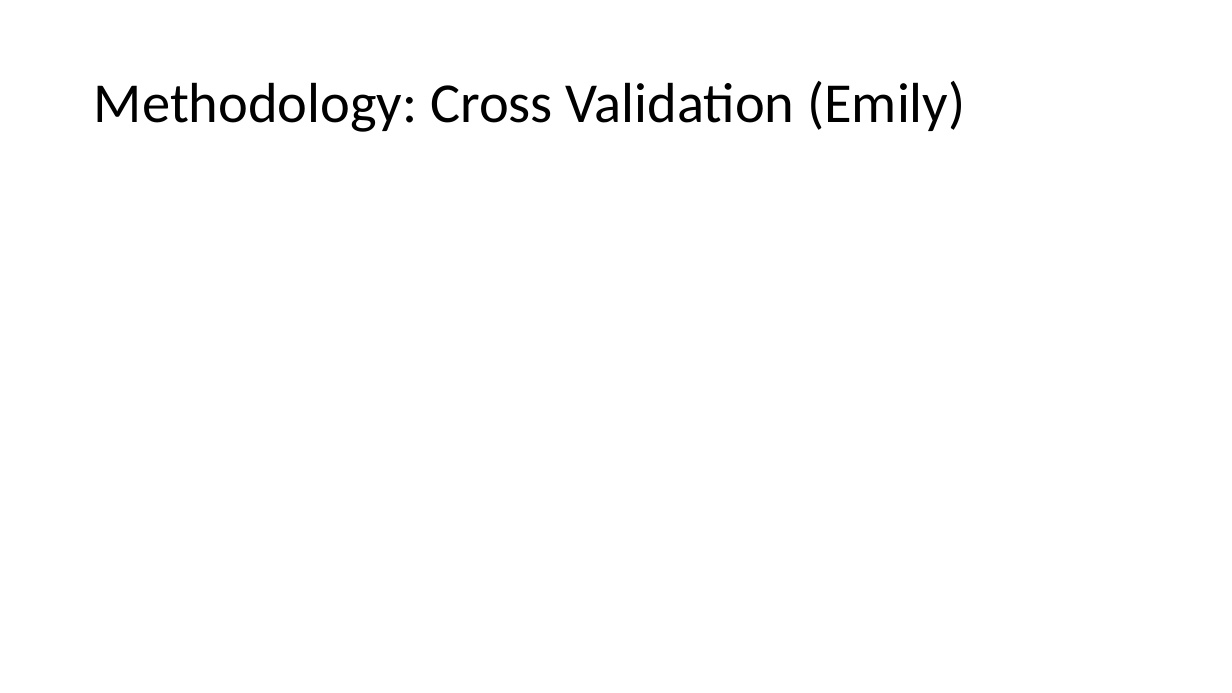
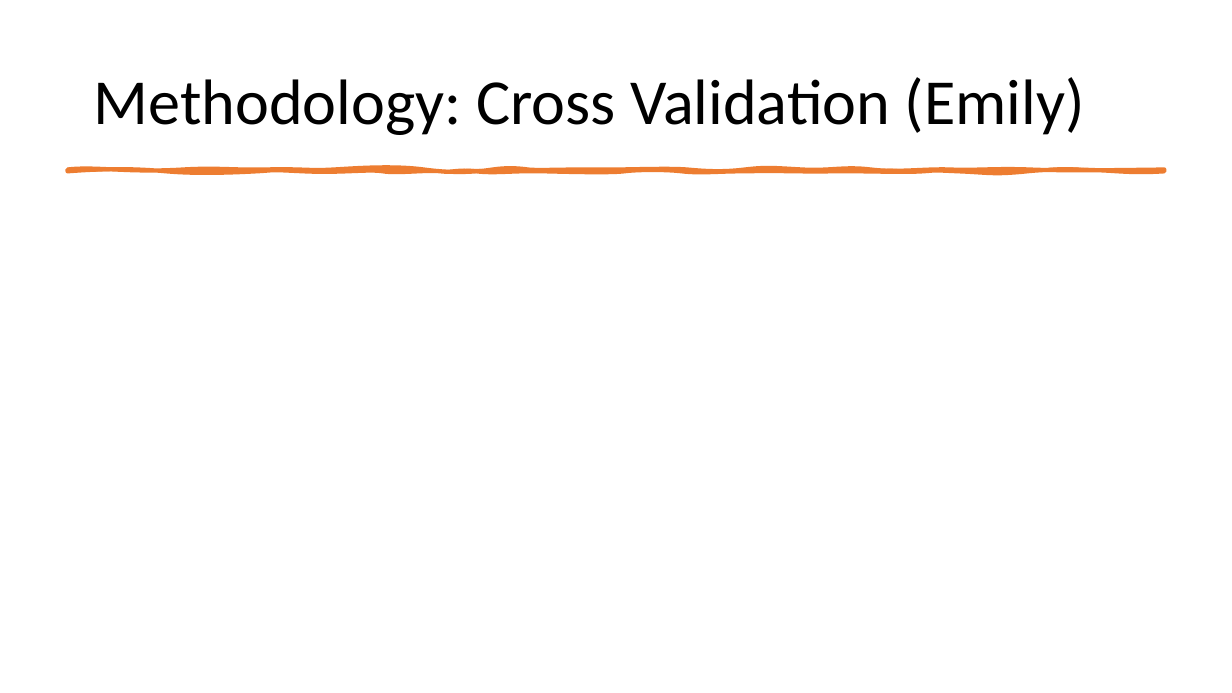
Before and after one commit to earobinson95/Statistical-Learning-Project-UNL-STAT983, a slide deck: slide 6 of presentation/final-presentation.pptx. Drawn at 1232x693 pixels with LibreOffice and Linux fonts; fonts in the diff are those of the drawing. Boxes give left, top, right and bottom in pixels: in the first picture for what was removed or moved away, otherwise in the second. Text is boxed around its words. In the diff, an @@ line names an element or a change of style, - is before the commit and + after.

```diff
--- a/presentation/final-presentation.pptx
+++ b/presentation/final-presentation.pptx
@@ title "Methodology: Cross Validation (Emily)" at (94, 77, 1085, 135): size 44 to 50 pt @@
@@ freeform shape added at (67, 169, 1165, 171), fill #ED7D31, outline #ED7D31 3.25 pt @@
```
Also in this commit, not shown: 4 other slides changed, 1 slide added, 5 other files.
